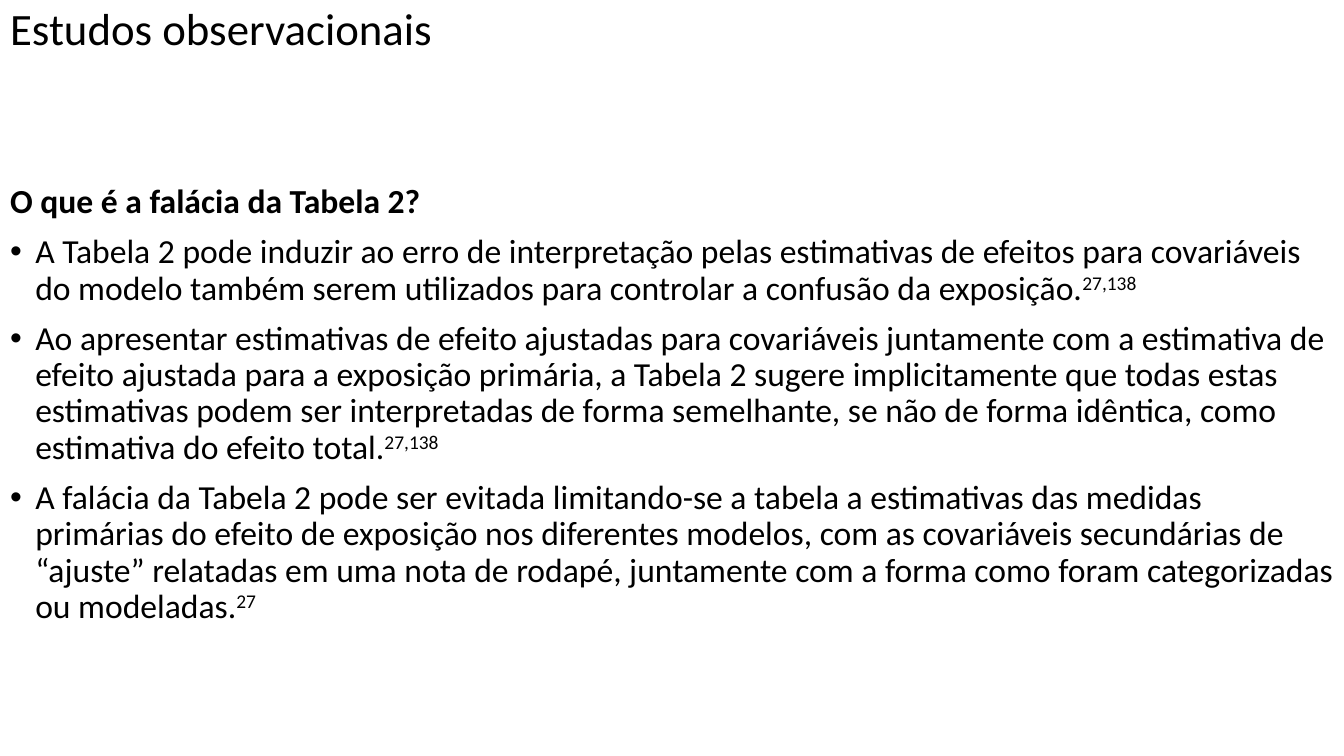
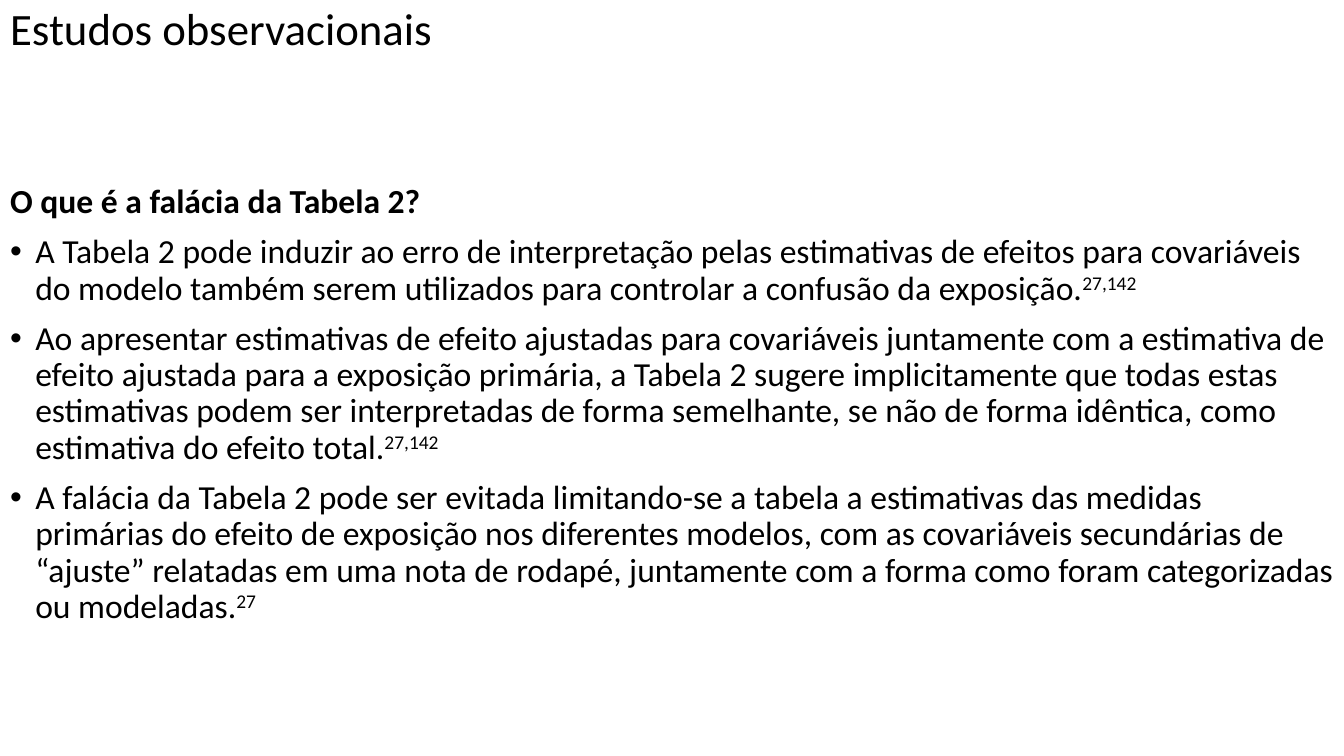
Before and after one commit to FerreiraAS/Ciencia-com-R, a slide deck: slide 127 of docs/Ciencia-com-R.pptx. Drawn at 1344x756 pixels with LibreOffice and Linux fonts; fonts in the diff are those of the drawing. Boxes give left, top, right and bottom in pixels: in the first picture for what was removed or moved away, otherwise in the second. Text is boxed around its words. In the diff, an @@ line names an element or a change of style, - is before the commit and + after.

```diff
--- a/docs/Ciencia-com-R.pptx
+++ b/docs/Ciencia-com-R.pptx
@@ text at [35, 239, 1324, 460]: text changed @@
-• A Tabela 2 pode induzir ao erro de interpretação pelas estimativas de efeitos para covariáveis do modelo também serem utilizados para controlar a confusão da exposição.27,138
-• Ao apresentar estimativas de efeito ajustadas para covariáveis juntamente com a estimativa de efeito ajustada para a exposição primária, a Tabela 2 sugere implicitamente que todas estas estimativas podem ser interpretadas de forma semelhante, se não de forma idêntica, como estimativa do efeito total.27,138
+• A Tabela 2 pode induzir ao erro de interpretação pelas estimativas de efeitos para covariáveis do modelo também serem utilizados para controlar a confusão da exposição.27,142
+• Ao apresentar estimativas de efeito ajustadas para covariáveis juntamente com a estimativa de efeito ajustada para a exposição primária, a Tabela 2 sugere implicitamente que todas estas estimativas podem ser interpretadas de forma semelhante, se não de forma idêntica, como estimativa do efeito total.27,142
```
Also in this commit, not shown: 35 other slides changed, 37 other files.
